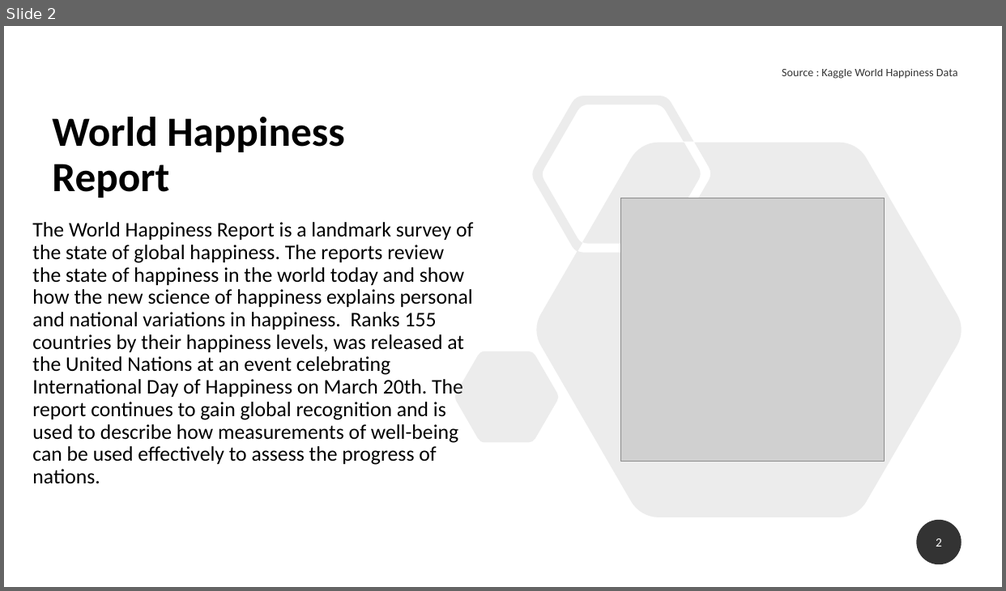
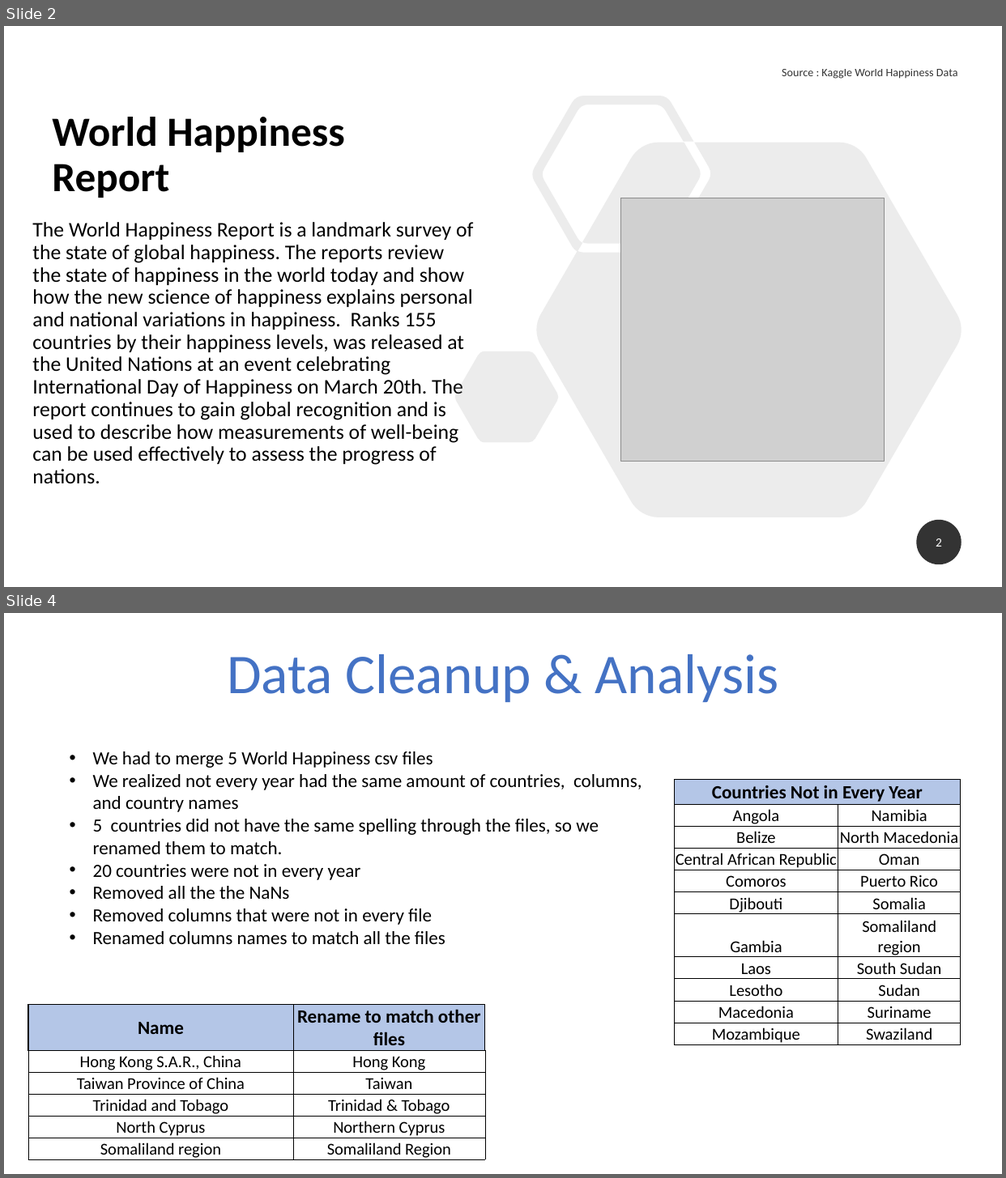
Before and after one commit to jcook25/project-one, a slide deck: World Happiness Report .pptx. Shown one above the other, each under a label of ours: slide 2 before the commit, slides 2 and 4 after it; the slides between them are not shown. The pictures are 1006x591 and 1006x1178 pixels, drawn with LibreOffice and Linux fonts; fonts in the diff are those of the drawing; grey boxes stand for pictures. Boxes give left, top, right and bottom in pixels: in the first picture for what was removed or moved away, otherwise in the second. Text is boxed around its words. In the diff, an @@ line names an element or a change of style, - is before the commit and + after.

```diff
--- a/World Happiness Report .pptx
+++ b/World Happiness Report .pptx
@@ slide 4 added at box(4, 613, 1002, 1174), background #FFFFFF @@
@@ text added at box(227, 654, 778, 702), 54 pt, text #4472C4 @@
+Data Cleanup & Analysis
@@ text added at box(93, 752, 641, 944), 18 pt, text #000000 @@
+• We had to merge 5 World Happiness csv files
+• We realized not every year had the same amount of countries, columns, and country names
+• 5 countries did not have the same spelling through the files, so we renamed them to match.
+• 20 countries were not in every year
+• Removed all the the NaNs
+• Removed columns that were not in every file
+• Renamed columns names to match all the files
@@ table added at box(674, 780, 960, 1046), 11 rows, 2 columns @@
+Countries Not in Every Year | 
+Angola | Namibia
+Belize | North Macedonia
+Central African Republic | Oman
+Comoros | Puerto Rico
+Djibouti | Somalia
+Gambia | Somaliland region
+Laos | South Sudan
+Lesotho | Sudan
+Macedonia | Suriname
+Mozambique | Swaziland
@@ table added at box(28, 1005, 484, 1161), 6 rows, 2 columns @@
+Name | Rename to match other files
+Hong Kong S.A.R., China | Hong Kong
+Taiwan Province of China | Taiwan
+Trinidad and Tobago | Trinidad & Tobago
+North Cyprus | Northern Cyprus
+Somaliland region | Somaliland Region
```
Also in this commit, not shown: 1 slide changed.
